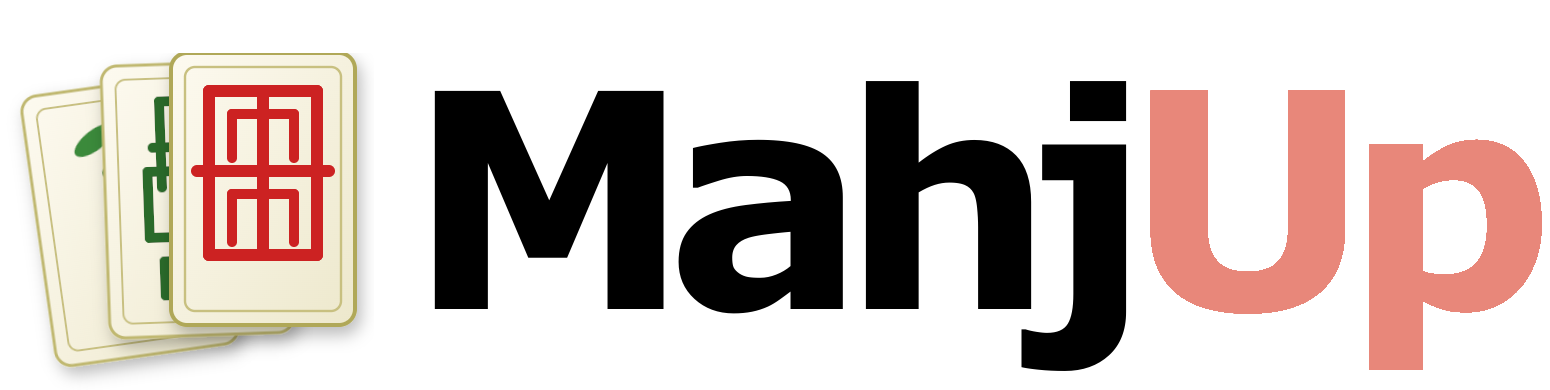
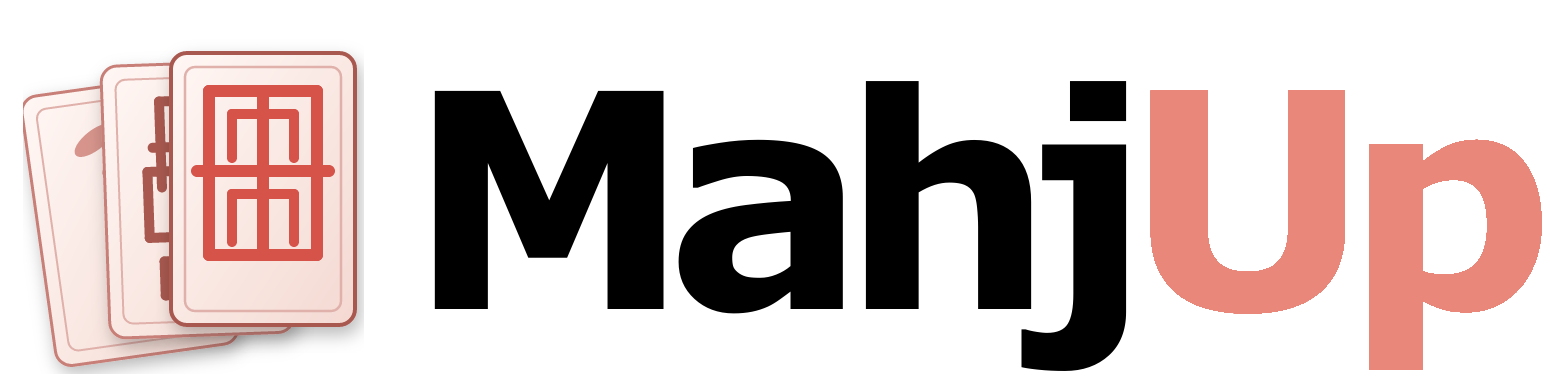
Comparing the layer stacks of the two 1550x390 images. Changes:
renamed "Pasted Layer" to "mahjup_tiles.png", moved it above "MahjUp", painted on it over [12, 44, 374, 388]